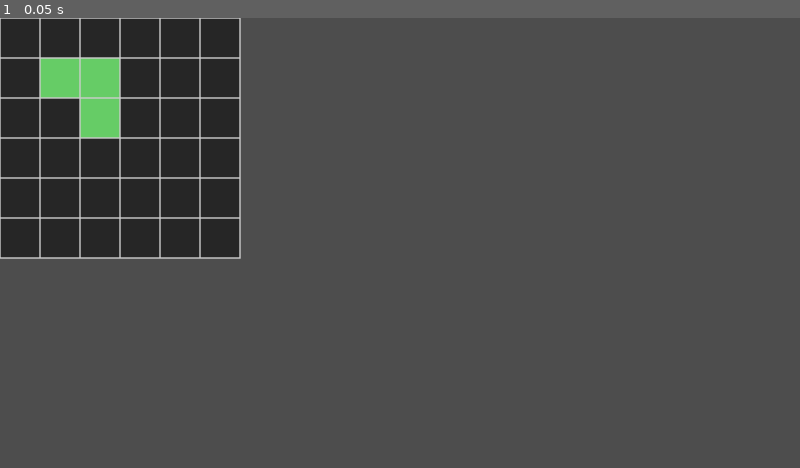
Above: before the commit, frame 1.
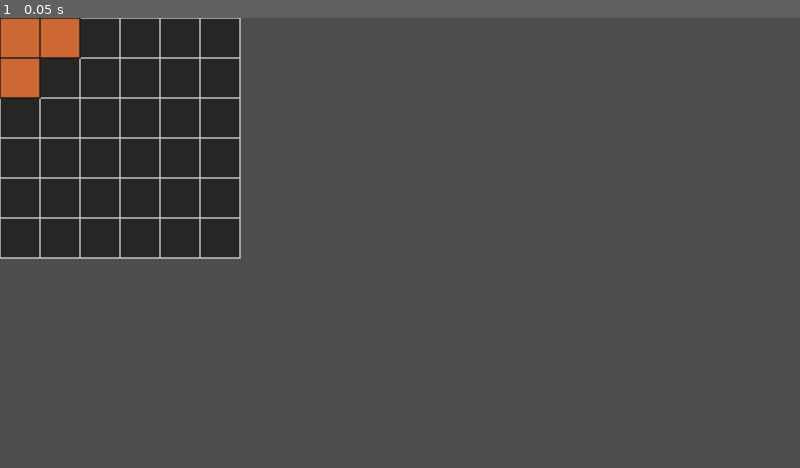
Above: after the commit, the same moment.

Repository: fabiolrodriguez/inventory-hero-prototype
Game: Godot game, scene res://scenes/game.tscn
Same seed, same stepped clock (60 frames per second), same inputs: the game is played once before the commit and once after it.
Inputs:
- Up to frame 1 (0.05 s): no input

The runs differ from the first frame. In frame 1, 2.7% of the frame differs, in the area x 0-15%, y 0-27%.

Commit message:
board, draw and 1st piece

Diff:
--- a/scenes/game.tscn
+++ b/scenes/game.tscn
@@ -3,6 +3,7 @@
 [ext_resource type="Script" uid="uid://dkllrpvtsqaup" path="res://scripts/core/game.gd" id="1_lnu2h"]
 [ext_resource type="Script" uid="uid://bqfq2vjg2qbg6" path="res://scripts/board.gd" id="1_uwrxv"]
 [ext_resource type="Script" uid="uid://c4cx78ecdsk4o" path="res://scripts/gameplay/pieces.gd" id="3_lbhrr"]
+[ext_resource type="PackedScene" uid="uid://c78ls8gtodv6m" path="res://scenes/piece.tscn" id="4_lbhrr"]
 
 [node name="Game" type="Node2D" unique_id=970992208]
 script = ExtResource("1_lnu2h")
@@ -13,4 +14,6 @@
 [node name="Pieces" type="Node2D" parent="." unique_id=635705418]
 script = ExtResource("3_lbhrr")
 
+[node name="Piece" parent="Pieces" unique_id=484531535 instance=ExtResource("4_lbhrr")]
+
 [node name="UI" type="CanvasLayer" parent="." unique_id=1468622225]
--- /dev/null
+++ b/scenes/piece.tscn
@@ -0,0 +1,6 @@
+[gd_scene format=3 uid="uid://c78ls8gtodv6m"]
+
+[ext_resource type="Script" uid="uid://b2anebvb70rq2" path="res://scripts/gameplay/piece.gd" id="1_gebih"]
+
+[node name="Piece" type="Node2D" unique_id=484531535]
+script = ExtResource("1_gebih")
--- a/scripts/board.gd
+++ b/scripts/board.gd
@@ -12,9 +12,6 @@
 
 func _ready():
 	initialize_grid()
-	set_cell(1, 1, 1)
-	set_cell(2, 1, 1)
-	set_cell(2, 2, 1)
 	queue_redraw()
 
 func initialize_grid():
@@ -30,16 +27,6 @@
 
 func _draw():
 	draw_grid()
-
-#func draw_grid():
-	#for y in range(rows):
-		#for x in range(cols):
-			#var cell_position = Vector2(x * cell_size, y * cell_size)
-			#var cell_size_vector = Vector2(cell_size, cell_size)
-			#var cell_rect = Rect2(cell_position, cell_size_vector)
-#
-			#draw_rect(cell_rect, grid_fill_color, true)
-			#draw_rect(cell_rect, grid_line_color, false, 2.0)
 
 func draw_grid():
 	for y in range(rows):
@@ -73,3 +60,45 @@
 
 	grid_data[grid_y][grid_x] = value
 	queue_redraw()
+
+func grid_to_local(grid_x: int, grid_y: int) -> Vector2:
+	return Vector2(grid_x * cell_size, grid_y * cell_size)
+
+func grid_to_global(grid_x: int, grid_y: int) -> Vector2:
+	return to_global(grid_to_local(grid_x, grid_y))
+
+func local_to_grid(local_position: Vector2) -> Vector2i:
+	var grid_x = floor(local_position.x / cell_size)
+	var grid_y = floor(local_position.y / cell_size)
+
+	return Vector2i(grid_x, grid_y)
+
+func global_to_grid(global_position: Vector2) -> Vector2i:
+	var local_position = to_local(global_position)
+	return local_to_grid(local_position)
+
+func get_cell_rect(grid_x: int, grid_y: int) -> Rect2:
+	var cell_position = grid_to_local(grid_x, grid_y)
+	return Rect2(cell_position, Vector2(cell_size, cell_size))
+
+func is_global_position_inside_board(global_position: Vector2) -> bool:
+	var local_position = to_local(global_position)
+
+	return local_position.x >= 0 and local_position.x < cols * cell_size and local_position.y >= 0 and local_position.y < rows * cell_size
+
+func get_mouse_grid_position() -> Vector2i:
+	return global_to_grid(get_global_mouse_position())
+
+func get_cell_center_local(grid_x: int, grid_y: int) -> Vector2:
+	return grid_to_local(grid_x, grid_y) + Vector2(cell_size, cell_size) * 0.5
+
+func get_cell_center_global(grid_x: int, grid_y: int) -> Vector2:
+	return to_global(get_cell_center_local(grid_x, grid_y))
+
+func _process(delta):
+	if Input.is_action_just_pressed("ui_accept"):
+		var mouse_global = get_global_mouse_position()
+		var mouse_grid = global_to_grid(mouse_global)
+
+		print("Mouse global:", mouse_global)
+		print("Mouse grid:", mouse_grid)
--- /dev/null
+++ b/scripts/gameplay/piece.gd
@@ -0,0 +1,85 @@
+extends Node2D
+
+@export var cell_size: int = 64
+@export var piece_color: Color = Color(0.8, 0.4, 0.2, 1.0)
+@export var border_color: Color = Color(0.1, 0.1, 0.1, 1.0)
+
+var shape: Array = [
+	[1, 1],
+	[1, 0]
+]
+
+var is_dragging: bool = false
+var drag_offset: Vector2 = Vector2.ZERO
+
+func _ready():
+	queue_redraw()
+
+func _draw():
+	draw_piece()
+
+func _process(delta):
+	if is_dragging:
+		global_position = get_global_mouse_position() - drag_offset
+
+	queue_redraw()
+
+func _input(event):
+	if event is InputEventMouseButton:
+		if event.button_index == MOUSE_BUTTON_LEFT:
+			if event.pressed:
+				try_start_drag()
+			else:
+				stop_drag()
+
+func draw_piece():
+	for y in range(shape.size()):
+		for x in range(shape[y].size()):
+			if shape[y][x] == 1:
+				var block_position = Vector2(x * cell_size, y * cell_size)
+				var block_rect = Rect2(block_position, Vector2(cell_size, cell_size))
+
+				var current_color = piece_color
+				if is_dragging:
+					current_color.a = 0.7
+
+				draw_rect(block_rect, current_color, true)
+				draw_rect(block_rect, border_color, false, 2.0)
+
+func set_shape(new_shape: Array):
+	shape = new_shape
+	queue_redraw()
+
+func get_shape_size_cells() -> Vector2i:
+	if shape.is_empty():
+		return Vector2i.ZERO
+
+	return Vector2i(shape[0].size(), shape.size())
+
+func get_shape_size_pixels() -> Vector2:
+	var size_cells = get_shape_size_cells()
+	return Vector2(size_cells.x * cell_size, size_cells.y * cell_size)
+
+func get_occupied_cells() -> Array[Vector2i]:
+	var cells: Array[Vector2i] = []
+
+	for y in range(shape.size()):
+		for x in range(shape[y].size()):
+			if shape[y][x] == 1:
+				cells.append(Vector2i(x, y))
+
+	return cells
+
+func get_piece_rect_global() -> Rect2:
+	return Rect2(global_position, get_shape_size_pixels())
+
+func try_start_drag():
+	var mouse_position = get_global_mouse_position()
+	var piece_rect = get_piece_rect_global()
+
+	if piece_rect.has_point(mouse_position):
+		is_dragging = true
+		drag_offset = mouse_position - global_position
+
+func stop_drag():
+	is_dragging = false
Not shown, added: scripts/gameplay/piece.gd.uid
